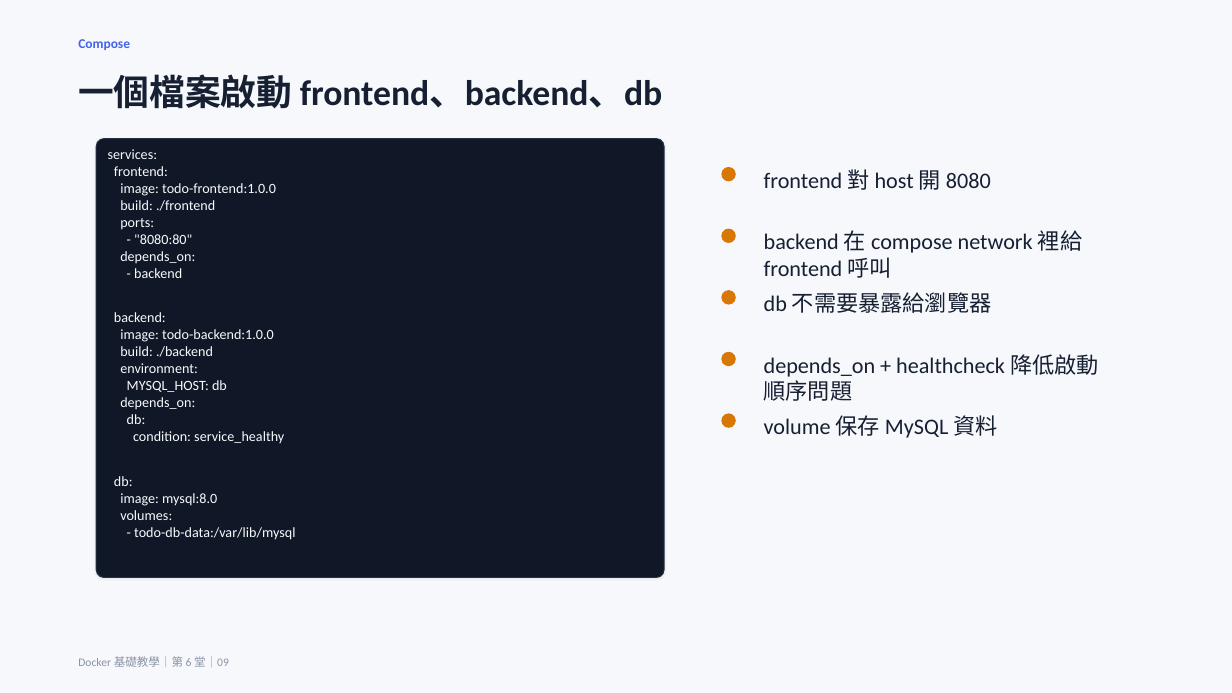
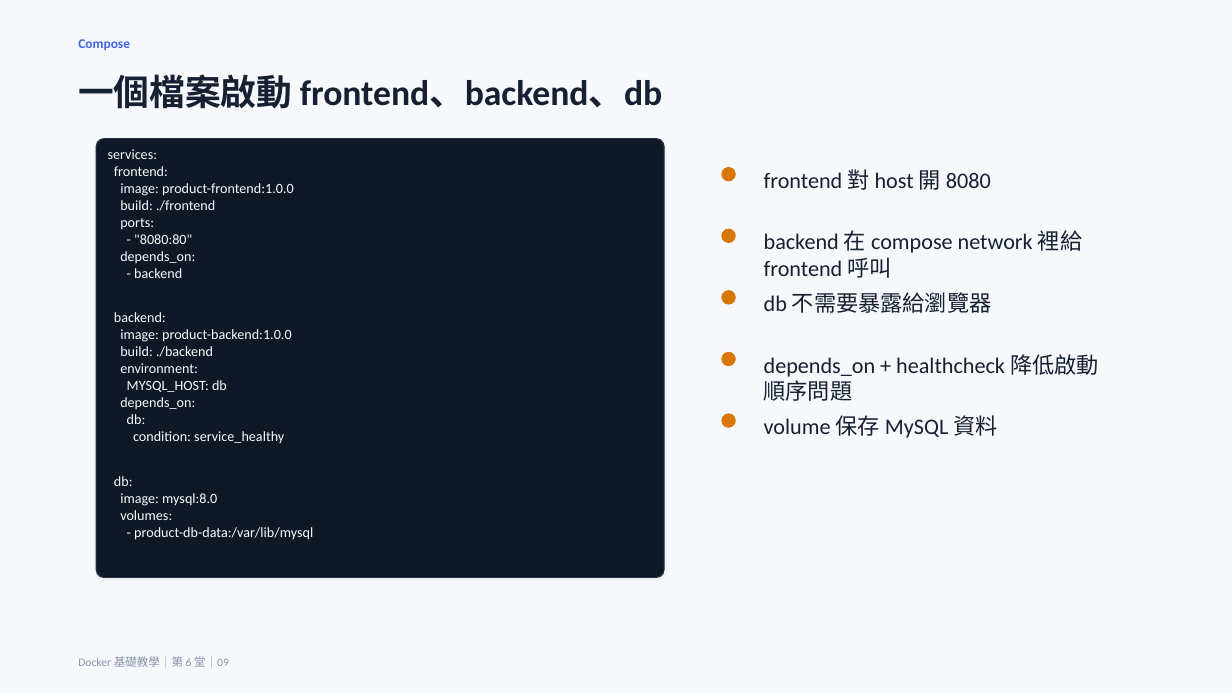
Before and after one commit to lalalalaluk/docker-practice, a slide deck: slide 11 of slides/docker-session6-fullstack-todo.pptx (slide 36 before the commit). Drawn at 1232x693 pixels with LibreOffice and Linux fonts; fonts in the diff are those of the drawing. Boxes give left, top, right and bottom in pixels: in the first picture for what was removed or moved away, otherwise in the second. Text is boxed around its words. In the diff, an @@ line names an element or a change of style, - is before the commit and + after.

```diff
--- a/slides/docker-session6-fullstack-todo.pptx
+++ b/slides/docker-session6-fullstack-todo.pptx
@@ text in rounded rectangle at <box>120,183,294,196</box>: text changed @@
-image: todo-frontend:1.0.0
+image: product-frontend:1.0.0
@@ text in rounded rectangle at <box>120,329,291,342</box>: text changed @@
-image: todo-backend:1.0.0
+image: product-backend:1.0.0
@@ text in rounded rectangle at <box>134,527,313,540</box>: text changed @@
-- todo-db-data:/var/lib/mysql
+- product-db-data:/var/lib/mysql
```
Also in this commit, not shown: 13 other slides changed, 8 slides added, 31 slides removed, 36 other files.
